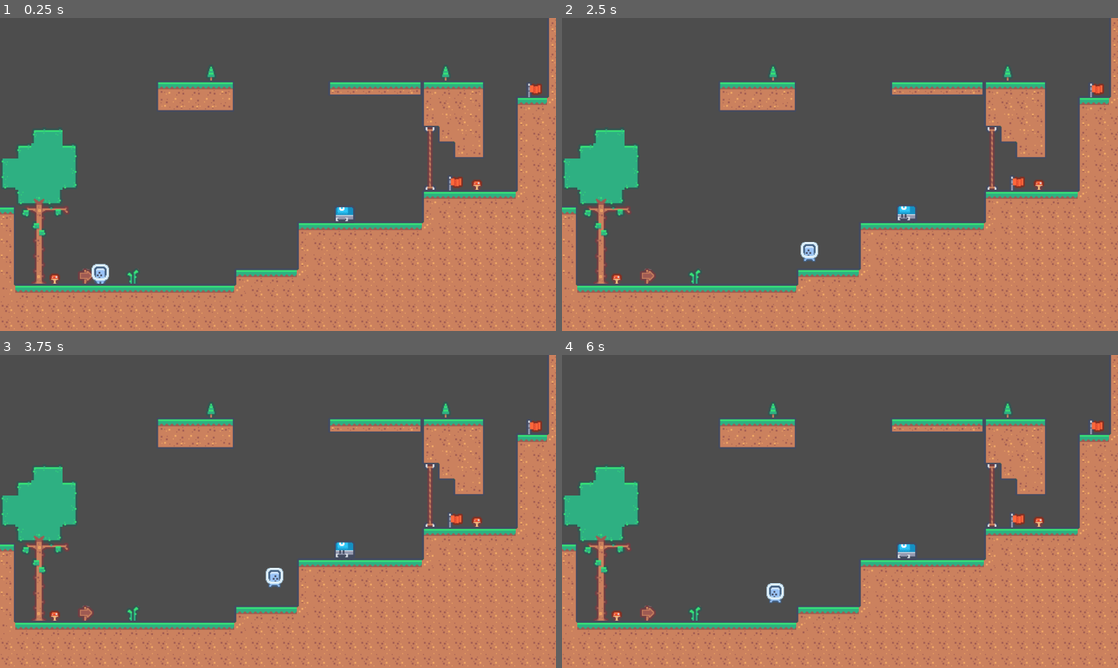
Above: before the commit, frames 1-4 (two rows, left to right).
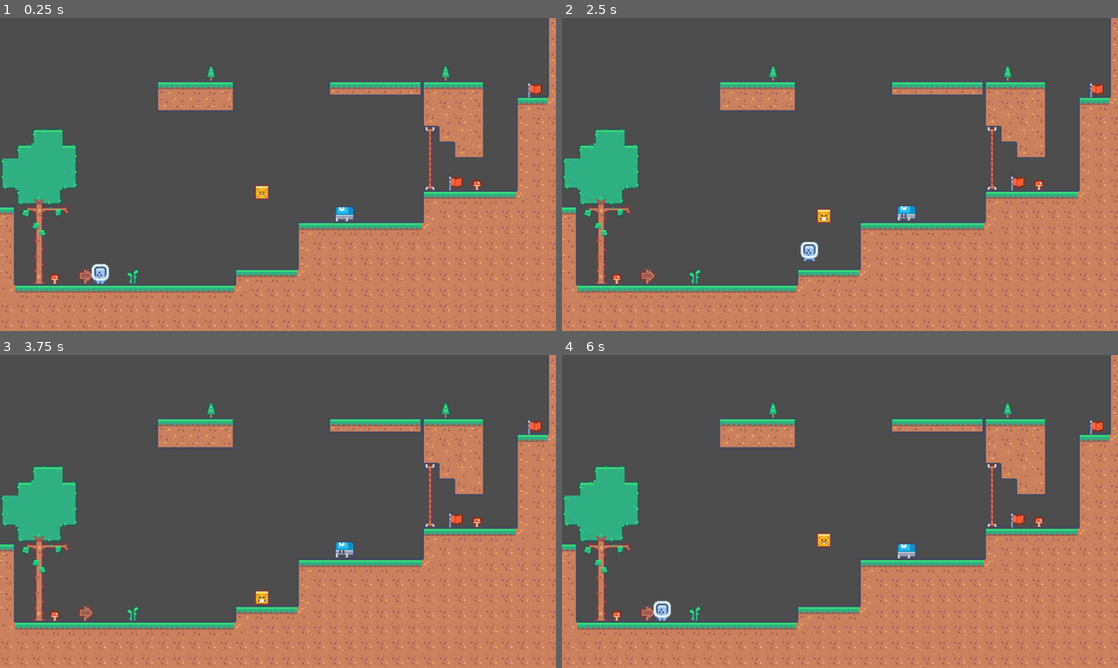
Above: after the commit, the same moments.

Repository: Ranpu123/JumpQuest
Game: Godot game, scene res://Wold0.tscn
The game is run twice, just before and just after one commit, with the same random seed, the same clock (stepped at 60 frames per second) and the same inputs.
Inputs:
- Up to frame 1 (0.25 s): no input
- Up to frame 2 (2.5 s): tap Enter at 0.5 s; hold Right (move_right) 0.53-2.03 s; tap Up (move_jump) at 0.6, 0.77, 1.07, 1.35, 1.52, 1.82, 2.1 s; hold Left (move_left) from 2.03 s (still down)
- Up to frame 3 (3.75 s): release Left (move_left) at 2.78 s; hold Right (move_right) from 2.78 s (still down); tap Up (move_jump) at 2.85, 3.02, 3.32, 3.6 s
- Up to frame 4 (6 s): tap Up (move_jump) at 3.77, 4.07, 4.35, 4.52, 4.82, 5.1, 5.85 s; release Right (move_right) at 4.28 s; hold Left (move_left) 4.28-5.03 s; hold Right (move_right) 5.03-5.78 s; hold Left (move_left) from 5.78 s (still down)

The runs differ from the first frame. In frame 1, 0.1% of the frame differs, in the area x 45-49%, y 53-59%; in frame 2, 0.1%; in frame 3, 0.3%; in frame 4, 0.5%, in the area x 16-49%, y 56-85%.

Commit message:
Big commit
Forgot to make more commits, added the new enemy using FSM and added some sound effects to the game: Death sound, Jump Sound and Impact Sound.

Diff:
--- /dev/null
+++ b/Enemy2.gd
@@ -0,0 +1,23 @@
+class_name Enemy2
+extends CharacterBody2D
+
+
+const DOWN_MAX_SPEED = 30.0
+const UP_MAX_SPEED = -1.0
+const UP_SPEED = -1.0
+const DOWN_ACCELERATION = 10.0
+
+@onready var startPosition = position
+
+@onready var fsm = $FiniteStateMachine
+@onready var flutuar = $FiniteStateMachine/FlutuarEnemy
+@onready var cair = $FiniteStateMachine/CairEnemy
+@onready var aterrissar = $FiniteStateMachine/AterrissarEnemy
+@onready var subir = $FiniteStateMachine/SubirEnemy
+
+
+func _ready():
+	flutuar.player_under.connect(fsm.change_state.bind(cair))
+	cair.hit_ground.connect(fsm.change_state.bind(aterrissar))
+	aterrissar.landed.connect(fsm.change_state.bind(subir))
+	subir.back_in_place.connect(fsm.change_state.bind(flutuar))
--- /dev/null
+++ b/Enemy2.tscn
@@ -0,0 +1,83 @@
+[gd_scene load_steps=12 format=3 uid="uid://cq7noseo3icbg"]
+
+[ext_resource type="Script" path="res://Enemy2.gd" id="1_gnnbb"]
+[ext_resource type="Texture2D" uid="uid://boo71lgk3i7m1" path="res://Assets/Mob/Block (1).png" id="1_mdkin"]
+[ext_resource type="Texture2D" uid="uid://5h0doudti4jn" path="res://Assets/Mob/Block (0).png" id="2_xgm2t"]
+[ext_resource type="Script" path="res://finite_state_machine.gd" id="3_7ba5a"]
+[ext_resource type="Script" path="res://Enemy2/Flutuar.gd" id="5_2dyi6"]
+[ext_resource type="Script" path="res://Enemy2/Cair.gd" id="6_kqhqe"]
+[ext_resource type="Script" path="res://Enemy2/Aterrissar.gd" id="7_5r78v"]
+[ext_resource type="Script" path="res://Enemy2/Subir.gd" id="8_x36fo"]
+[ext_resource type="AudioStream" uid="uid://beubd7c7y44b1" path="res://Assets/Sounds/Down.mp3" id="9_3d0aq"]
+
+[sub_resource type="SpriteFrames" id="SpriteFrames_651k8"]
+animations = [{
+"frames": [{
+"duration": 1.0,
+"texture": ExtResource("1_mdkin")
+}],
+"loop": true,
+"name": &"falling",
+"speed": 5.0
+}, {
+"frames": [{
+"duration": 1.0,
+"texture": ExtResource("2_xgm2t")
+}],
+"loop": true,
+"name": &"idle",
+"speed": 5.0
+}]
+
+[sub_resource type="RectangleShape2D" id="RectangleShape2D_wks6u"]
+size = Vector2(18, 18)
+
+[node name="CharacterBody2D" type="CharacterBody2D" groups=["enemy"]]
+script = ExtResource("1_gnnbb")
+
+[node name="AnimatedSprite2D" type="AnimatedSprite2D" parent="."]
+sprite_frames = SubResource("SpriteFrames_651k8")
+animation = &"idle"
+
+[node name="CollisionShape2D" type="CollisionShape2D" parent="."]
+shape = SubResource("RectangleShape2D_wks6u")
+
+[node name="RayCast2D" type="RayCast2D" parent="."]
+target_position = Vector2(0, 200)
+
+[node name="FiniteStateMachine" type="Node" parent="." node_paths=PackedStringArray("state")]
+script = ExtResource("3_7ba5a")
+state = NodePath("FlutuarEnemy")
+
+[node name="FlutuarEnemy" type="Node" parent="FiniteStateMachine" node_paths=PackedStringArray("down_cast", "animator", "actor")]
+script = ExtResource("5_2dyi6")
+down_cast = NodePath("../../RayCast2D")
+animator = NodePath("../../AnimatedSprite2D")
+actor = NodePath("../..")
+
+[node name="CairEnemy" type="Node" parent="FiniteStateMachine" node_paths=PackedStringArray("down_cast", "animator", "actor", "down_sound")]
+script = ExtResource("6_kqhqe")
+down_cast = NodePath("../../RayCast2D")
+animator = NodePath("../../AnimatedSprite2D")
+actor = NodePath("../..")
+down_sound = NodePath("../../AudioStreamPlayer2D")
+
+[node name="AterrissarEnemy" type="Node" parent="FiniteStateMachine" node_paths=PackedStringArray("animator", "lander_Timer")]
+script = ExtResource("7_5r78v")
+animator = NodePath("../../AnimatedSprite2D")
+lander_Timer = NodePath("../../Timer")
+
+[node name="SubirEnemy" type="Node" parent="FiniteStateMachine" node_paths=PackedStringArray("animator", "actor")]
+script = ExtResource("8_x36fo")
+animator = NodePath("../../AnimatedSprite2D")
+actor = NodePath("../..")
+
+[node name="Timer" type="Timer" parent="."]
+process_callback = 0
+one_shot = true
+
+[node name="AudioStreamPlayer2D" type="AudioStreamPlayer2D" parent="."]
+stream = ExtResource("9_3d0aq")
+pitch_scale = 0.6
+
+[connection signal="timeout" from="Timer" to="FiniteStateMachine/AterrissarEnemy" method="_on_timer_timeout"]
--- /dev/null
+++ b/Enemy2/Aterrissar.gd
@@ -0,0 +1,23 @@
+class_name AterrissarEnemy
+extends State
+
+@export var animator: AnimatedSprite2D
+@export var lander_Timer: Timer
+
+signal landed
+
+func _ready():
+	set_physics_process(false)
+
+func _enter_state() -> void:
+	set_physics_process(true)
+	animator.play("falling")
+	print("ENTERED LANDING")
+	lander_Timer.start()
+
+func _exit_state() -> void:
+	set_physics_process(false)
+
+func _on_timer_timeout():
+	print("FINISHED LANDING")
+	landed.emit()
--- /dev/null
+++ b/Enemy2/Cair.gd
@@ -0,0 +1,31 @@
+class_name CairEnemy
+extends State
+
+@export var down_cast: RayCast2D
+@export var animator: AnimatedSprite2D
+@export var actor: Enemy2
+@export var down_sound: AudioStreamPlayer2D
+
+signal hit_ground
+
+func _ready():
+	set_physics_process(false)
+
+func _enter_state() -> void:
+	set_physics_process(true)
+	animator.play("falling")
+
+func _exit_state() -> void:
+	set_physics_process(false)
+	down_sound.play()
+
+func _physics_process(delta):
+	print("SPEED ", actor.velocity)
+	actor.velocity.y += actor.DOWN_ACCELERATION * delta
+	actor.velocity.y = clamp(actor.velocity.y, 0,actor.DOWN_MAX_SPEED)
+	var col = actor.move_and_collide(actor.velocity)
+
+	if col:
+		print("COLLIDED")
+		actor.velocity = Vector2.ZERO
+		hit_ground.emit()
--- /dev/null
+++ b/Enemy2/Flutuar.gd
@@ -0,0 +1,25 @@
+class_name FlutuarEnemy
+extends State
+
+@export var down_cast: RayCast2D
+@export var animator: AnimatedSprite2D
+@export var actor: Enemy2
+
+signal player_under
+
+func _ready():
+	set_physics_process(false)
+
+func _enter_state() -> void:
+	set_physics_process(true)
+	animator.play("idle")
+
+func _exit_state() -> void:
+	set_physics_process(false)
+
+func _physics_process(delta):
+	if down_cast.is_colliding():
+		var colission = down_cast.get_collider()
+		if colission.is_in_group("player"):
+			print("UNDER")
+			player_under.emit()
--- /dev/null
+++ b/Enemy2/Subir.gd
@@ -0,0 +1,28 @@
+class_name SubirEnemy
+extends State
+
+@export var animator: AnimatedSprite2D
+@export var actor: Enemy2
+
+signal back_in_place
+
+func _ready():
+	set_physics_process(false)
+
+func _enter_state() -> void:
+	set_physics_process(true)
+	animator.play("idle")
+
+func _exit_state() -> void:
+	set_physics_process(false)
+
+func _physics_process(delta):
+	if actor.position.y < actor.startPosition.y:
+		actor.velocity = Vector2.ZERO
+		back_in_place.emit()
+	print("GOING UP")
+	print("SPEED ", actor.velocity)
+
+	actor.velocity.y += actor.UP_SPEED * delta
+	actor.velocity.y = clamp(actor.velocity.y, 0, actor.UP_MAX_SPEED)
+	actor.move_and_collide(actor.velocity)
--- a/Player.gd
+++ b/Player.gd
@@ -41,20 +41,24 @@
 		has_double_jumped = false
 
 	if Input.is_action_just_pressed("move_jump") and (not has_double_jumped and not (is_on_floor() or is_on_wall())):
+		$JumpSound.play()
 		has_double_jumped = true
 		velocity.y = JUMP_VELOCITY * 0.85
 
 func handle_jump():
 	if Input.is_action_just_pressed("move_jump") and is_on_floor():
+		$JumpSound.play()
 		velocity.y = JUMP_VELOCITY
 
 func handle_wall_jump():
 	if Input.is_action_just_pressed("move_jump"):
 
 		if Input.is_action_pressed("move_right") and is_on_wall_only():
+			$JumpSound.play()
 			velocity.y = JUMP_VELOCITY * 0.75
 			velocity.x = JUMP_VELOCITY * 0.50
 		if Input.is_action_pressed("move_left") and is_on_wall_only():
+			$JumpSound.play()
 			velocity.y = JUMP_VELOCITY * 0.75
 			velocity.x = -JUMP_VELOCITY * 0.50
 
@@ -97,8 +101,11 @@
 func player_die(body):
 	if body.is_in_group("enemy") or body.is_in_group("spikes"):
 		#TODO: Play the damage sound, respawn and change live number.
+		$DeathSound.play()
+
 		Global.lives -= 1
 		died = true
+		#position = Vector2(9999,9999)
 
 		if Global.lives > 0:
 			$RespawnTimer.start()
--- a/Player.tscn
+++ b/Player.tscn
@@ -1,11 +1,13 @@
-[gd_scene load_steps=7 format=3 uid="uid://dmg2r7xxap0fw"]
+[gd_scene load_steps=9 format=3 uid="uid://dmg2r7xxap0fw"]
 
 [ext_resource type="Script" path="res://Player.gd" id="1_20qo5"]
 [ext_resource type="Texture2D" uid="uid://di018nrdokgbo" path="res://Assets/Character/Grey (0).png" id="2_6i1k8"]
 [ext_resource type="Texture2D" uid="uid://c112d1xxhq113" path="res://Assets/Character/Grey (1).png" id="3_jm54t"]
+[ext_resource type="AudioStream" uid="uid://b0c4ll3f1eoq4" path="res://Assets/Sounds/Death.wav" id="4_xam1r"]
+[ext_resource type="AudioStream" uid="uid://d0ckm6k0g50wf" path="res://Assets/Sounds/Jump.mp3" id="5_pyd2t"]
 
-[sub_resource type="RectangleShape2D" id="RectangleShape2D_fp6lx"]
-size = Vector2(23, 23)
+[sub_resource type="CapsuleShape2D" id="CapsuleShape2D_o30vs"]
+height = 23.0
 
 [sub_resource type="SpriteFrames" id="SpriteFrames_fy5dn"]
 animations = [{
@@ -46,7 +48,7 @@
 [node name="CollisionShape2D" type="CollisionShape2D" parent="."]
 position = Vector2(0, 1)
 scale = Vector2(2, 2)
-shape = SubResource("RectangleShape2D_fp6lx")
+shape = SubResource("CapsuleShape2D_o30vs")
 
 [node name="AnimatedSprite2D" type="AnimatedSprite2D" parent="."]
 scale = Vector2(2, 2)
@@ -61,7 +63,14 @@
 shape = SubResource("RectangleShape2D_dx5ab")
 
 [node name="RespawnTimer" type="Timer" parent="."]
+wait_time = 2.5
 one_shot = true
+
+[node name="DeathSound" type="AudioStreamPlayer2D" parent="."]
+stream = ExtResource("4_xam1r")
+
+[node name="JumpSound" type="AudioStreamPlayer2D" parent="."]
+stream = ExtResource("5_pyd2t")
 
 [connection signal="input_event" from="." to="." method="_on_input_event"]
 [connection signal="body_entered" from="PlayerDetector" to="." method="_on_player_detector_body_entered"]
--- a/Wold0.tscn
+++ b/Wold0.tscn
@@ -1,9 +1,10 @@
-[gd_scene load_steps=7 format=3 uid="uid://c612n7nnfccnt"]
+[gd_scene load_steps=8 format=3 uid="uid://c612n7nnfccnt"]
 
 [ext_resource type="Texture2D" uid="uid://1lecoeoww5i2" path="res://Assets/Ground/tilemap_packed.png" id="1_nkli1"]
 [ext_resource type="PackedScene" uid="uid://dmg2r7xxap0fw" path="res://Player.tscn" id="2_k6ll2"]
 [ext_resource type="PackedScene" uid="uid://ba4nelkrgqugj" path="res://Mob.tscn" id="3_hco1d"]
 [ext_resource type="PackedScene" uid="uid://dp6d2bjoi57g6" path="res://Checkpoint.tscn" id="4_fujl3"]
+[ext_resource type="PackedScene" uid="uid://cq7noseo3icbg" path="res://Enemy2.tscn" id="5_17fy7"]
 
 [sub_resource type="TileSetAtlasSource" id="TileSetAtlasSource_7lrt2"]
 texture = ExtResource("1_nkli1")
@@ -12,18 +13,22 @@
 0:0/0/physics_layer_0/linear_velocity = Vector2(0, 0)
 0:0/0/physics_layer_0/angular_velocity = 0.0
 0:0/0/physics_layer_0/polygon_0/points = PackedVector2Array(-9, -9, 9, -9, 9, 9, -9, 9)
+0:0/0/physics_layer_0/polygon_0/one_way = true
 1:0/0 = 0
 1:0/0/physics_layer_0/linear_velocity = Vector2(0, 0)
 1:0/0/physics_layer_0/angular_velocity = 0.0
 1:0/0/physics_layer_0/polygon_0/points = PackedVector2Array(-9, -9, 9, -9, 9, 9, -9, 9)
+1:0/0/physics_layer_0/polygon_0/one_way = true
 2:0/0 = 0
 2:0/0/physics_layer_0/linear_velocity = Vector2(0, 0)
 2:0/0/physics_layer_0/angular_velocity = 0.0
 2:0/0/physics_layer_0/polygon_0/points = PackedVector2Array(-9, -9, 9, -9, 9, 9, -9, 9)
+2:0/0/physics_layer_0/polygon_0/one_way = true
 3:0/0 = 0
 3:0/0/physics_layer_0/linear_velocity = Vector2(0, 0)
 3:0/0/physics_layer_0/angular_velocity = 0.0
 3:0/0/physics_layer_0/polygon_0/points = PackedVector2Array(-9, -9, 9, -9, 9, 9, -9, 9)
+3:0/0/physics_layer_0/polygon_0/one_way = true
 4:0/0 = 0
 4:0/0/physics_layer_0/linear_velocity = Vector2(0, 0)
 4:0/0/physics_layer_0/angular_velocity = 0.0
@@ -134,18 +139,22 @@
 0:2/0/physics_layer_0/linear_velocity = Vector2(0, 0)
 0:2/0/physics_layer_0/angular_velocity = 0.0
 0:2/0/physics_layer_0/polygon_0/points = PackedVector2Array(-9, -9, 9, -9, 9, 9, -9, 9)
+0:2/0/physics_layer_0/polygon_0/one_way = true
 1:2/0 = 0
 1:2/0/physics_layer_0/linear_velocity = Vector2(0, 0)
 1:2/0/physics_layer_0/angular_velocity = 0.0
 1:2/0/physics_layer_0/polygon_0/points = PackedVector2Array(-9, -9, 9, -9, 9, 9, -9, 9)
+1:2/0/physics_layer_0/polygon_0/one_way = true
 2:2/0 = 0
 2:2/0/physics_layer_0/linear_velocity = Vector2(0, 0)
 2:2/0/physics_layer_0/angular_velocity = 0.0
 2:2/0/physics_layer_0/polygon_0/points = PackedVector2Array(-9, -9, 9, -9, 9, 9, -9, 9)
+2:2/0/physics_layer_0/polygon_0/one_way = true
 3:2/0 = 0
 3:2/0/physics_layer_0/linear_velocity = Vector2(0, 0)
 3:2/0/physics_layer_0/angular_velocity = 0.0
 3:2/0/physics_layer_0/polygon_0/points = PackedVector2Array(-9, -9, 9, -9, 9, 9, -9, 9)
+3:2/0/physics_layer_0/polygon_0/one_way = true
 4:2/0 = 0
 4:2/0/physics_layer_0/linear_velocity = Vector2(0, 0)
 4:2/0/physics_layer_0/angular_velocity = 0.0
@@ -256,18 +265,22 @@
 0:4/0/physics_layer_0/linear_velocity = Vector2(0, 0)
 0:4/0/physics_layer_0/angular_velocity = 0.0
 0:4/0/physics_layer_0/polygon_0/points = PackedVector2Array(-9, -9, 9, -9, 9, 9, -9, 9)
+0:4/0/physics_layer_0/polygon_0/one_way = true
 1:4/0 = 0
 1:4/0/physics_layer_0/linear_velocity = Vector2(0, 0)
 1:4/0/physics_layer_0/angular_velocity = 0.0
 1:4/0/physics_layer_0/polygon_0/points = PackedVector2Array(-9, -9, 9, -9, 9, 9, -9, 9)
+1:4/0/physics_layer_0/polygon_0/one_way = true
 2:4/0 = 0
 2:4/0/physics_layer_0/linear_velocity = Vector2(0, 0)
 2:4/0/physics_layer_0/angular_velocity = 0.0
 2:4/0/physics_layer_0/polygon_0/points = PackedVector2Array(-9, -9, 9, -9, 9, 9, -9, 9)
+2:4/0/physics_layer_0/polygon_0/one_way = true
 3:4/0 = 0
 3:4/0/physics_layer_0/linear_velocity = Vector2(0, 0)
 3:4/0/physics_layer_0/angular_velocity = 0.0
 3:4/0/physics_layer_0/polygon_0/points = PackedVector2Array(-9, -9, 9, -9, 9, 9, -9, 9)
+3:4/0/physics_layer_0/polygon_0/one_way = true
 4:4/0 = 0
 4:4/0/physics_layer_0/linear_velocity = Vector2(0, 0)
 4:4/0/physics_layer_0/angular_velocity = 0.0
@@ -616,3 +629,7 @@
 
 [node name="Player" parent="." instance=ExtResource("2_k6ll2")]
 position = Vector2(231, 589)
+
+[node name="Enemy2" parent="." instance=ExtResource("5_17fy7")]
+position = Vector2(603, 401)
+scale = Vector2(2, 2)
--- /dev/null
+++ b/finite_state_machine.gd
@@ -0,0 +1,14 @@
+class_name FiniteStateMachine
+extends Node
+
+@export var state: State
+
+func _ready():
+	change_state(state)
+
+func change_state(new_state: State):
+	if state is State:
+		state._exit_state()
+
+	new_state._enter_state()
+	state = new_state
--- /dev/null
+++ b/state.gd
@@ -0,0 +1,10 @@
+class_name State
+extends Node
+
+signal state_finished
+
+func _enter_state() -> void:
+	pass
+
+func _exit_state() -> void:
+	pass
Binary file added: Assets/Mob/Block (0).png
Not shown, added: Assets/Mob/Block (0).png.import
Binary file added: Assets/Mob/Block (1).png
Not shown, added: Assets/Mob/Block (1).png.import
Not shown, added: Assets/Sounds/Down.mp3.import
Not shown, added: Assets/Sounds/Jump.mp3.import
Not shown, added: Assets/Sounds/Down.mp3
Not shown, added: Assets/Sounds/Jump.mp3
